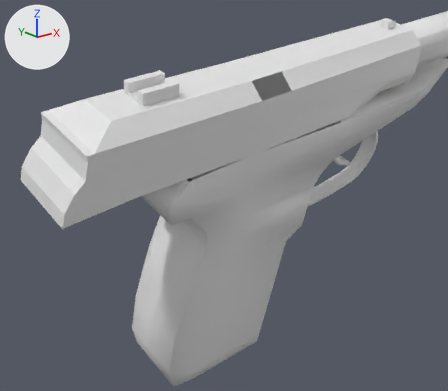
The OBJ model Vertex_Animation_Compiler/Assets/Makarov_Pistol_Reload138.obj, before and after one commit.
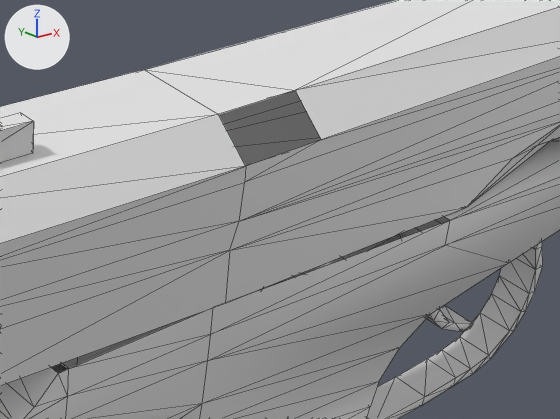
Each version appears first from a 50 mm camera at (0.2191, -0.2715, -0.0235) aimed at (0.3354, -0.1262, -0.0816), and next in a close-up on the part from 37% to 86% of the width and 9% to 51% of the height. Every picture has the same lights, and +X, +Y and +Z are marked at upper left. The close-ups show mesh edges as thin lines. Where no turn or scale is listed for an object, it has been applied to the vertices.

Objects in the first close-up: 'Rest_of_the_gun_Sphere', 'Top_Slider_Sphere.001'.
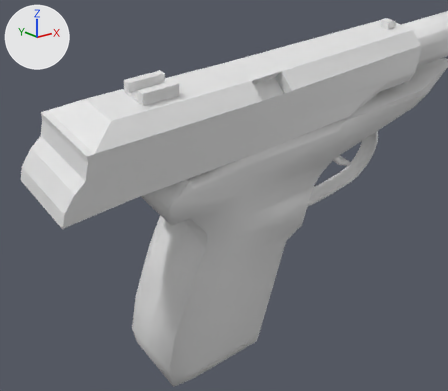
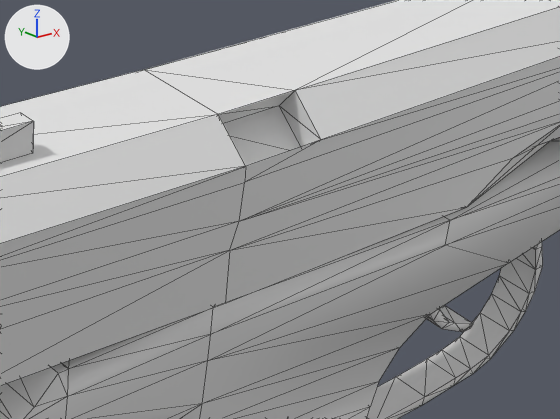
The change, as a list of edits to the scene's bpy script:
```text
Change me_rest_of_the_gun_sphere:
    where me_rest_of_the_gun_sphere.from_pydata(...)  # 272 vertices, 519 faces; spans x 0.3112..0.4562, y -0.1365..-0.0817, z -0.1592..-0.0264
    used by ob_rest_of_the_gun_sphere; location = (0.0, 0.0, 0.0)
    verts and faces of me_rest_of_the_gun_sphere; kept vertices keep their numbers, new ones are numbered from 272
    before: 164 (0.3787, -0.1107, -0.0548), 166 (0.3172, -0.1332, -0.0724) at pixel (58, 373), 175 (0.3185, -0.1332, -0.072) at pixel (68, 368), 178 (0.3793, -0.1348, -0.0623) at pixel (450, 220), 179 (0.339, -0.134, -0.068) at pixel (213, 307)
    before: 180 (0.3179, -0.1092, -0.0646), 181 (0.3384, -0.1099, -0.0606), 183 (0.3166, -0.1091, -0.0649)
    me_rest_of_the_gun_sphere part 1
    add faces += [(164, 181, 179), (175, 179, 181), (166, 175, 183), (164, 179, 178), (175, 181, 180), (175, 180, 183)]
Change me_top_slider_sphere_001:
    where me_top_slider_sphere_001.from_pydata(...)  # 127 vertices, 227 faces; spans x 0.2782..0.4157, y -0.1401..-0.1083, z -0.0779..-0.0292
    used by ob_top_slider_sphere_001; location = (0.0, 0.0, 0.0)
    verts and faces of me_top_slider_sphere_001; kept vertices keep their numbers, new ones are numbered from 127
    before: 65 (0.3504, -0.1395, -0.0488) at pixel (321, 139), 68 (0.3388, -0.1394, -0.0508) at pixel (245, 166), 76 (0.3497, -0.1357, -0.0435) at pixel (295, 90), 77 (0.3381, -0.1355, -0.0454) at pixel (218, 114)
    me_top_slider_sphere_001 part 2
    add for new, old in zip([127, 128, 129], [65, 68, 77]): verts[new] = verts[old] + (0.0004, 0.003, -0.0021)
    add verts[130] = (0.3501, -0.1327, -0.0455)  # pixel (279, 105)
    add faces += [(65, 128, 68), (127, 130, 129), (76, 77, 130), (65, 130, 127), (77, 128, 129), (65, 127, 128)]
    add faces += [(127, 129, 128), (77, 129, 130), (65, 76, 130), (68, 128, 77)]
```

Pixel boxes [x1, y1, x2, y2] of what changed, in the close-ups (560 x 419 px):
part 1 of me_rest_of_the_gun_sphere, added: after [51, 216, 450, 374]
part 2 of me_top_slider_sphere_001, added: after [218, 90, 321, 166]
